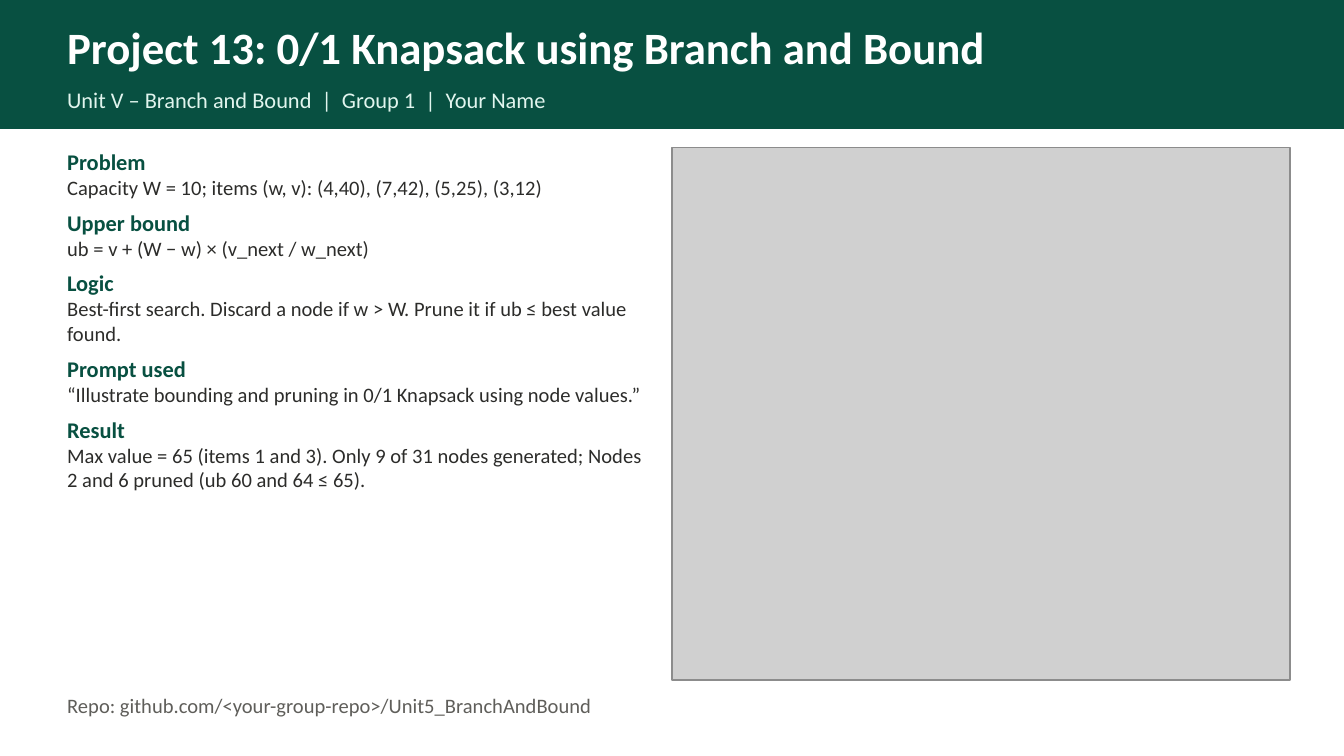
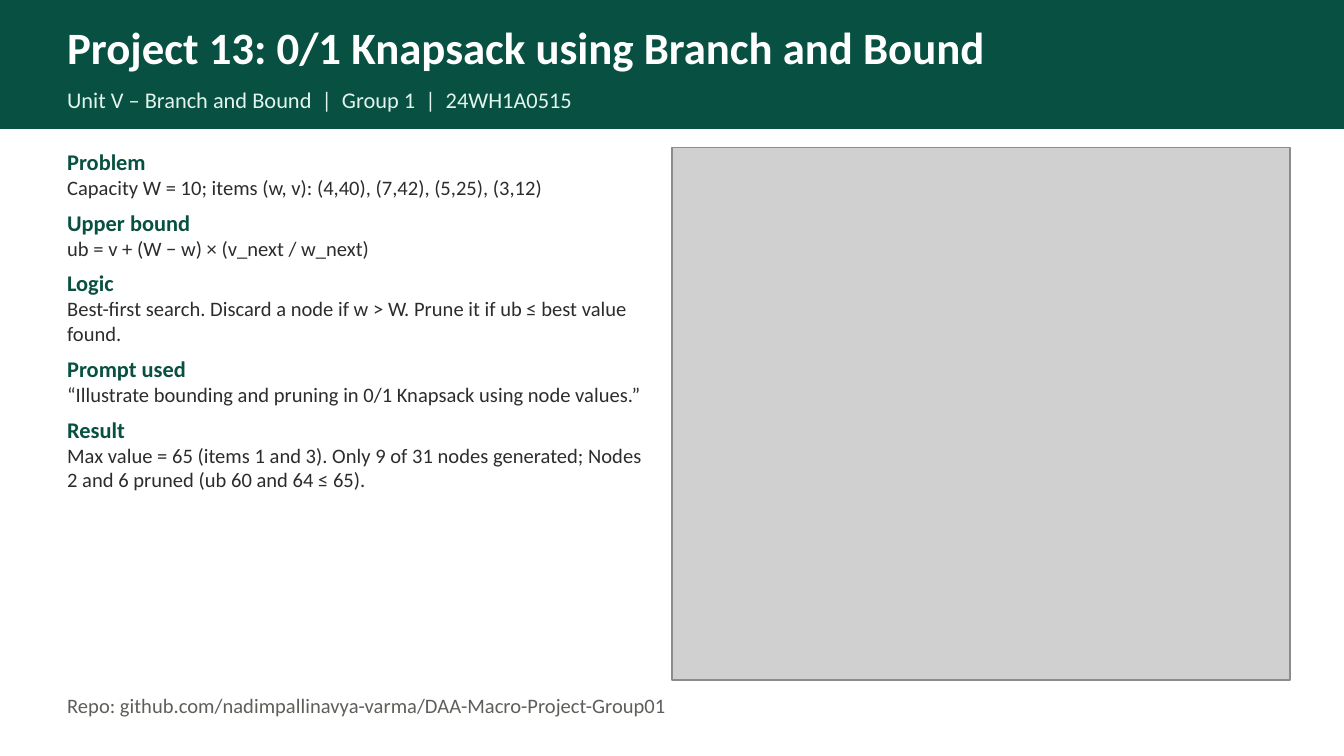
Before and after one commit to nadimpallinavya-varma/DAA-Macro-Project-Group01, a slide deck: slide 1 of PPT/Group01_DAA_Macro_Project.pptx. Drawn at 1344x756 pixels with LibreOffice and Linux fonts; fonts in the diff are those of the drawing; grey boxes stand for pictures. Boxes give left, top, right and bottom in pixels: in the first picture for what was removed or moved away, otherwise in the second. Text is boxed around its words. In the diff, an @@ line names an element or a change of style, - is before the commit and + after.

```diff
--- a/PPT/Group01_DAA_Macro_Project.pptx
+++ b/PPT/Group01_DAA_Macro_Project.pptx
@@ text at (x1=67, y1=92, x2=572, y2=112): text changed @@
-Unit V – Branch and Bound | Group 1 | Your Name
+Unit V – Branch and Bound | Group 1 | 24WH1A0515
@@ text at (x1=67, y1=698, x2=665, y2=717): text changed @@
-Repo: github.com/<your-group-repo>/Unit5_BranchAndBound
+Repo: github.com/nadimpallinavya-varma/DAA-Macro-Project-Group01
```
